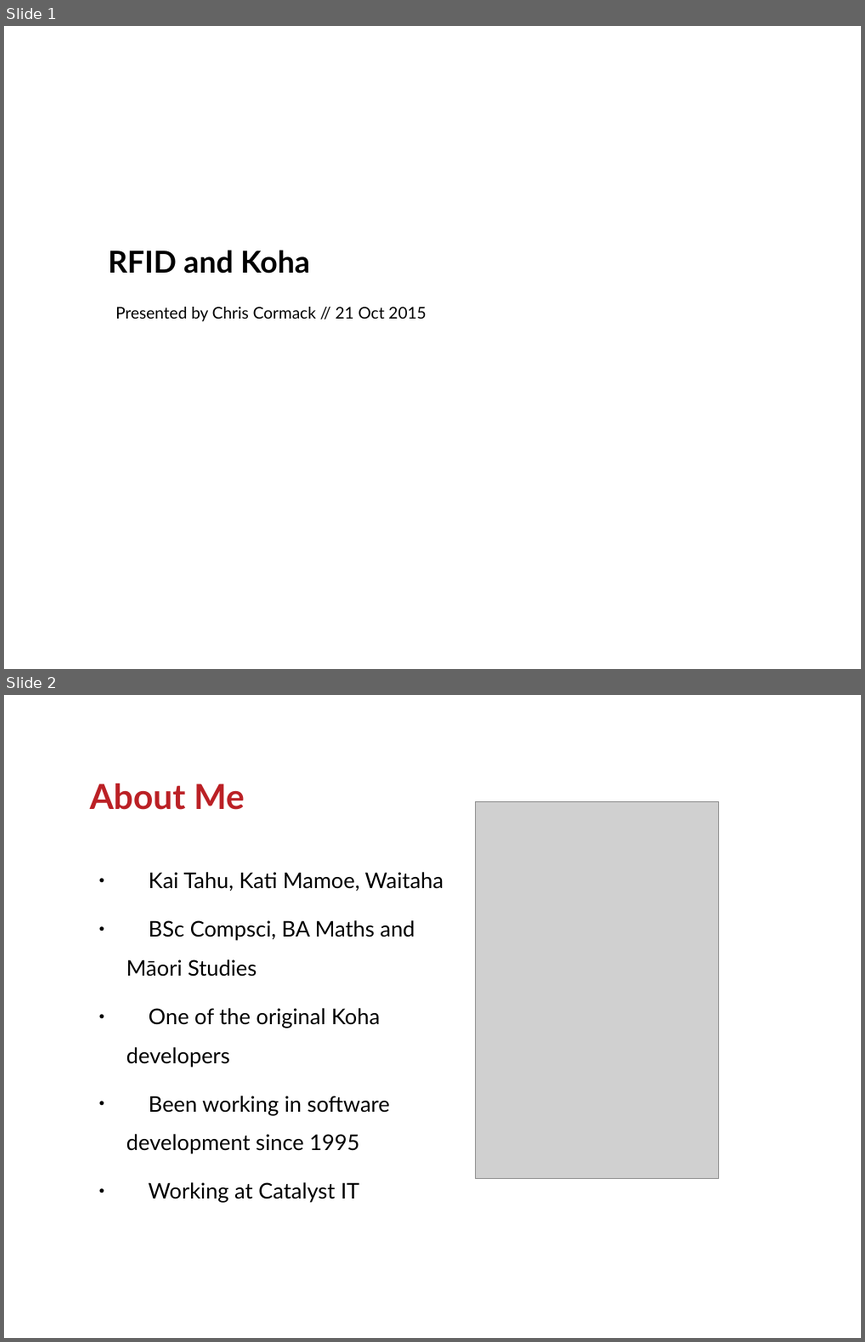
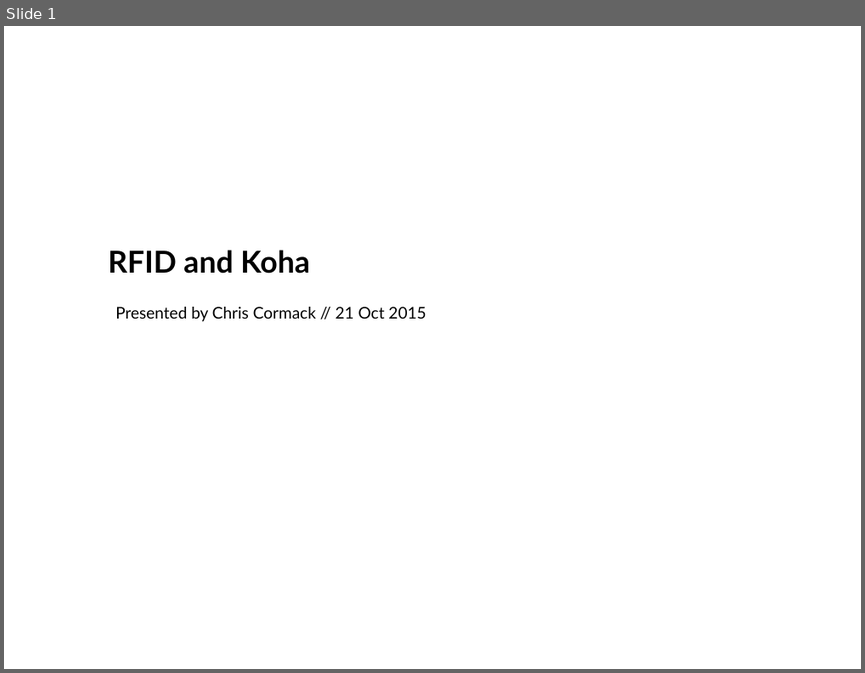
Before and after one commit to ranginui/presentation, a slide deck: kohacon15/rfid/rfid.odp. Shown one above the other, each under a label of ours: slides 1 and 2 before the commit, slide 1 after it. The pictures are 865x1342 and 865x673 pixels, drawn with LibreOffice and Linux fonts; fonts in the diff are those of the drawing; grey boxes stand for pictures; background and template pictures are left out. Boxes give left, top, right and bottom in pixels: in the first picture for what was removed or moved away, otherwise in the second. Text is boxed around its words. In the diff, an @@ line names an element or a change of style, - is before the commit and + after.

```diff
--- a/kohacon15/rfid/rfid.odp
+++ b/kohacon15/rfid/rfid.odp
@@ slide 2 removed at (x1=4, y1=695, x2=861, y2=1338), background #FFFFFF @@
@@ title removed at (x1=90, y1=783, x2=244, y2=810) @@
-About Me
@@ picture removed at (x1=475, y1=801, x2=718, y2=1179) @@
@@ text removed at (x1=126, y1=872, x2=443, y2=1202) @@
-● Kai Tahu, Kati Mamoe, Waitaha
-● BSc Compsci, BA Maths and Māori Studies
-● One of the original Koha developers
-● Been working in software development since 1995
-● Working at Catalyst IT
```
Also in this commit, not shown: 6 slides added, 4 other slides removed, 1 other file.
